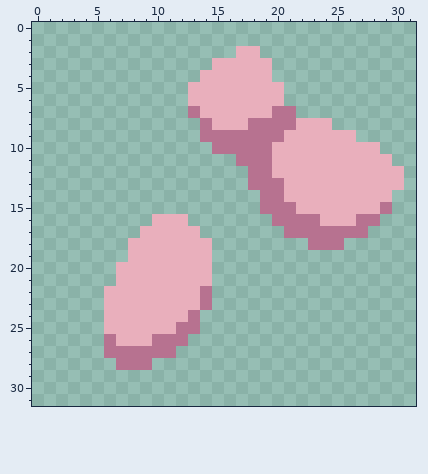
File history of a pixel-art sprite, assets/sprites/blocks/environment/biomes/fors2.png. Above is the file before it was changed.
The file is 32x32 pixels.
After the commit:
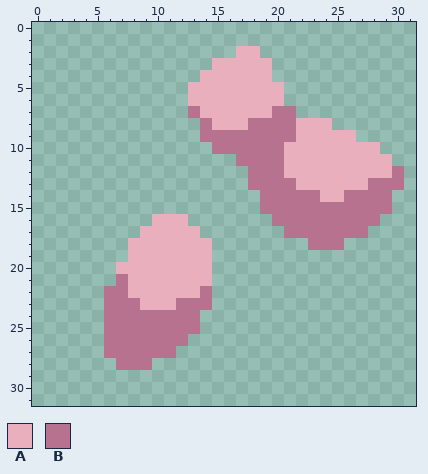
Palette (. is transparent): A #e9afbc  B #b77290
From old to new:
y 9: x 21 A -> B
y 10..11: x 20 A -> B
y 12: x 20 A -> B; x 30 A -> B
y 13: x 21 A -> B; x 28..30 AAA -> BBB
y 14: x 21..23 AAA -> BBB; x 26..29 AAAA -> BBBB
y 15: x 22..28 AAAAAAA -> BBBBBBB
y 16: x 24..26 AAA -> BBB
y 21: x 7 A -> B
y 22: x 6..7 AA -> BB
y 23: x 6..8 AAA -> BBB; x 12..13 AA -> BB
y 24: x 6..12 AAAAAAA -> BBBBBBB
y 25: x 6..11 AAAAAA -> BBBBBB
y 26: x 7..9 AAA -> BBB
Boxes around the changes in both pictures, in picture pixels (x1, y1, x2, y2):
changed: (272, 130, 404, 226)
changed: (104, 274, 200, 346)
